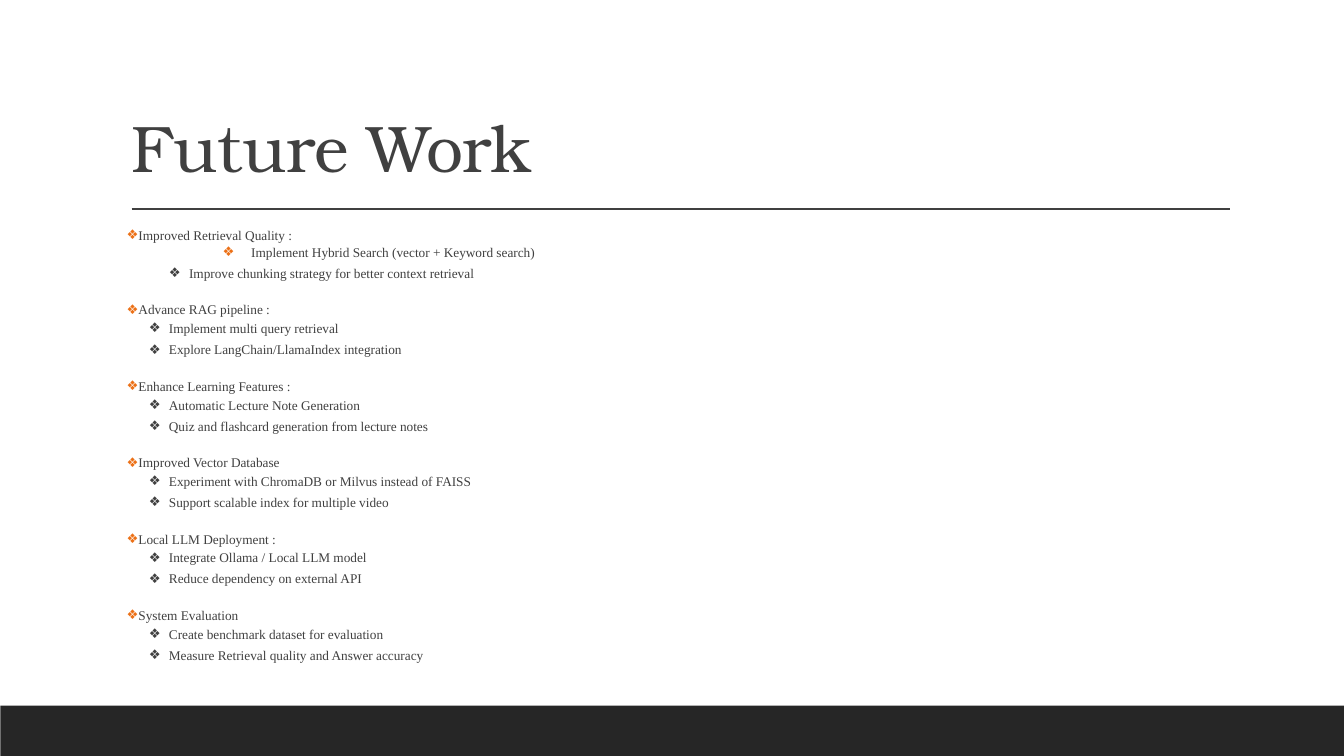
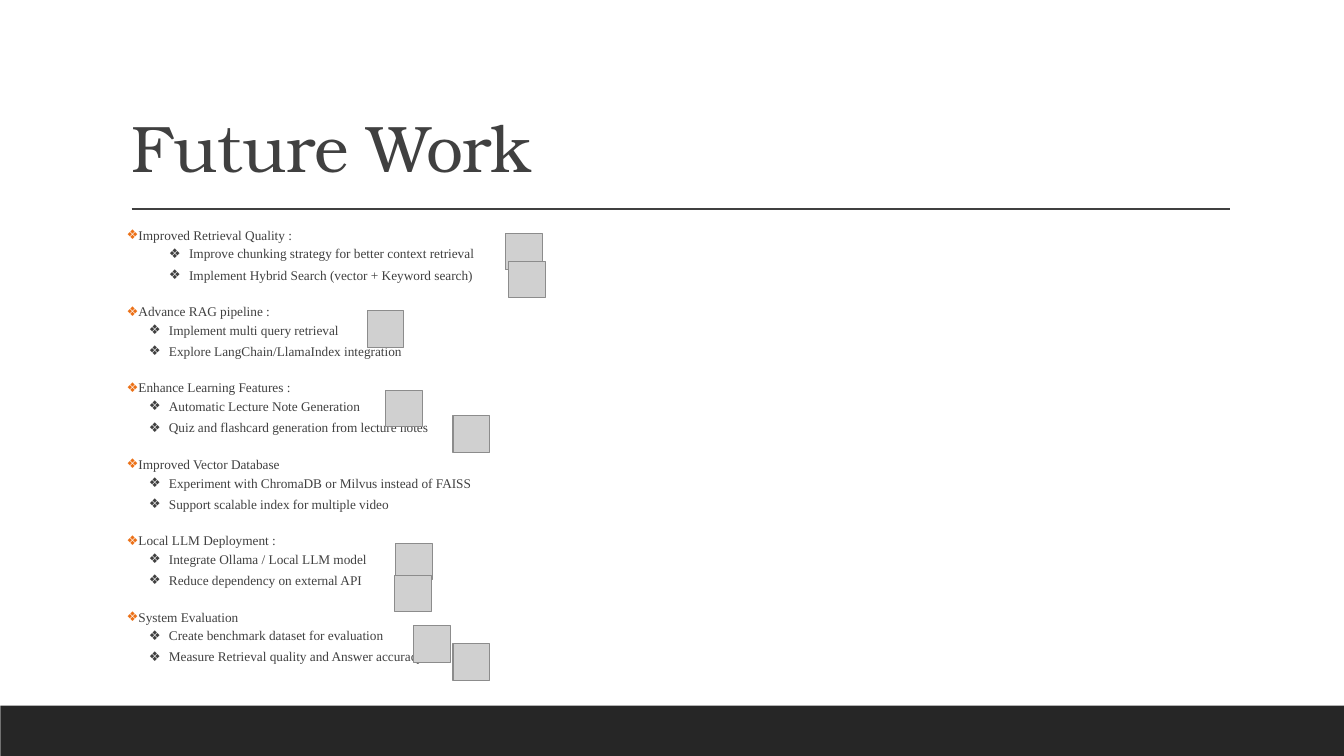
Before and after one commit to VipulVijay1/LectureLens-AI, a slide deck: slide 11 of lecturelensai.pptx. Drawn at 1344x756 pixels with LibreOffice and Linux fonts; fonts in the diff are those of the drawing; grey boxes stand for pictures. Boxes give left, top, right and bottom in pixels: in the first picture for what was removed or moved away, otherwise in the second. Text is boxed around its words. In the diff, an @@ line names an element or a change of style, - is before the commit and + after.

```diff
--- a/lecturelensai.pptx
+++ b/lecturelensai.pptx
@@ picture added at (506,233,542,269) @@
@@ text at (189,248,474,261): paragraph added @@
+    ❖ Improve chunking strategy for better context retrieval
@@ text at (189,268,474,281): paragraph removed @@
-    ❖ Improve chunking strategy for better context retrieval
@@ picture added at (509,261,545,297) @@
@@ text at (189,270,472,283): list level 6 to 3 in "Implement Hybrid Search (vector + ..."; line spacing 0.7 to 0.8 @@
@@ picture added at (368,311,404,347) @@
@@ picture added at (386,390,422,426) @@
@@ picture added at (453,415,489,452) @@
@@ picture added at (395,543,432,580) @@
@@ picture added at (395,576,432,612) @@
@@ picture added at (414,626,451,662) @@
@@ picture added at (453,644,489,681) @@
```
Also in this commit, not shown: 4 other slides changed, 21 other files.
